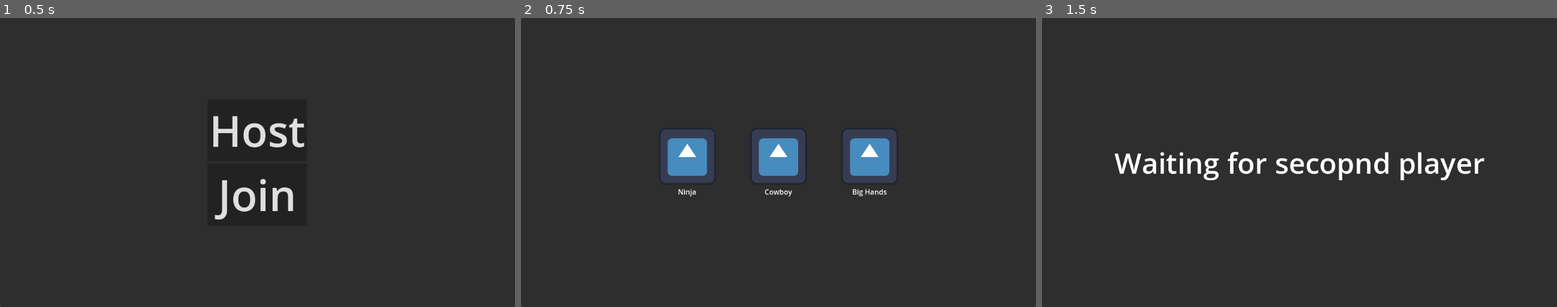
Above: before the commit, frames 1-3 (left to right).
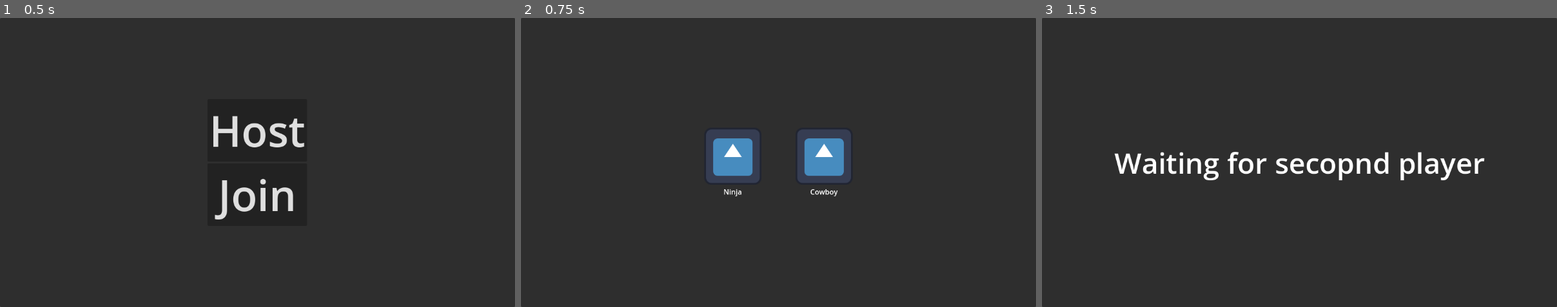
Above: after the commit, the same moments.

Repository: ima-cow/Fighting-game-adv-comp-sci
Game: Godot game, scene res://scenes/game.tscn
Two runs of this game, one before a commit and one after it. Both use one fixed random seed, a clock stepped at 60 frames per second and the inputs below. The engine's default icon, where the game draws it, is replaced by a stand-in: a white triangle on a blue panel in a dark square.
Inputs (mouse positions are in pixels of both pictures, inside the frame that each line leads up to; where the layout moved, square brackets give the same spot in the first picture):
- Up to frame 1 (0.5 s): no input
- Up to frame 2 (0.75 s): click "Join" at 0.5 s
- Up to frame 3 (1.5 s): click (1253, 156) [1206, 156] at 1.25 s

Frame 1 is identical in both runs. In frame 2, 7.8% of the frame differs, in the area x 27-73%, y 38-62%; in frame 3, nothing differs.
Error before the commit: Out of bounds get index '0' (on base: 'PackedInt32Array') (res://scripts/game.gd:100)
Error after the commit: Out of bounds get index '0' (on base: 'PackedInt32Array') (res://scripts/game.gd:92)

Commit message:
got rid of big hands and started syncing moves

Diff:
--- a/scenes/characters/big_hands.tscn
+++ /dev/null
@@ -1,29 +0,0 @@
-[gd_scene load_steps=6 format=3 uid="uid://dtjm3krq2hla"]
-
-[ext_resource type="Script" uid="uid://dmmkpendim0ea" path="res://scripts/player.gd" id="1_qudrh"]
-[ext_resource type="Script" uid="uid://debrlwtgoufjc" path="res://scripts/move_resolver.gd" id="2_8b2gc"]
-[ext_resource type="Texture2D" uid="uid://dnf1qy7ka7e45" path="res://assets/FG_BHG.png" id="2_mc4gd"]
-[ext_resource type="PackedScene" uid="uid://ci00djhpub8kb" path="res://scenes/player_synchronizer.tscn" id="4_mc4gd"]
-
-[sub_resource type="CapsuleShape2D" id="CapsuleShape2D_k366a"]
-radius = 16.0
-height = 64.0
-
-[node name="BigHands" type="CharacterBody2D"]
-script = ExtResource("1_qudrh")
-metadata/SPEED = 0
-metadata/JUMP_SPEED = 0
-
-[node name="PlayerSynchronizer" parent="." instance=ExtResource("4_mc4gd")]
-
-[node name="CollisionShape2D" type="CollisionShape2D" parent="."]
-shape = SubResource("CapsuleShape2D_k366a")
-
-[node name="Sprite2D" type="Sprite2D" parent="."]
-texture_filter = 1
-position = Vector2(3, -7)
-scale = Vector2(2.5, 2.5)
-texture = ExtResource("2_mc4gd")
-
-[node name="MoveResolver" type="Node" parent="."]
-script = ExtResource("2_8b2gc")
--- a/scenes/characters/cowboy.tscn
+++ b/scenes/characters/cowboy.tscn
@@ -1,9 +1,10 @@
-[gd_scene load_steps=6 format=3 uid="uid://douwo3m6epfnp"]
+[gd_scene load_steps=7 format=3 uid="uid://douwo3m6epfnp"]
 
 [ext_resource type="Script" uid="uid://dmmkpendim0ea" path="res://scripts/player.gd" id="1_w4fov"]
 [ext_resource type="Texture2D" uid="uid://bfx7x65b4l3cp" path="res://assets/FG_Cowboy.png" id="2_l0180"]
 [ext_resource type="Script" uid="uid://debrlwtgoufjc" path="res://scripts/move_resolver.gd" id="2_qljkb"]
-[ext_resource type="PackedScene" uid="uid://ci00djhpub8kb" path="res://scenes/player_synchronizer.tscn" id="2_ubx2d"]
+[ext_resource type="PackedScene" uid="uid://ci00djhpub8kb" path="res://scenes/multiplayer/player_synchronizer.tscn" id="2_ubx2d"]
+[ext_resource type="PackedScene" uid="uid://fe6g3ehg3x8c" path="res://scenes/multiplayer/move_spawner.tscn" id="3_ubx2d"]
 
 [sub_resource type="CapsuleShape2D" id="CapsuleShape2D_k366a"]
 radius = 13.0
@@ -13,6 +14,10 @@
 script = ExtResource("1_w4fov")
 metadata/SPEED = 0
 metadata/JUMP_SPEED = 0
+
+[node name="PlayerSynchronizer" parent="." instance=ExtResource("2_ubx2d")]
+
+[node name="MoveSpawner" parent="." instance=ExtResource("3_ubx2d")]
 
 [node name="CollisionShape2D" type="CollisionShape2D" parent="."]
 position = Vector2(0, -6)
@@ -25,5 +30,3 @@
 
 [node name="MoveResolver" type="Node" parent="."]
 script = ExtResource("2_qljkb")
-
-[node name="PlayerSynchronizer" parent="." instance=ExtResource("2_ubx2d")]
--- a/scenes/characters/ninja.tscn
+++ b/scenes/characters/ninja.tscn
@@ -1,9 +1,10 @@
-[gd_scene load_steps=6 format=3 uid="uid://dmslc11hhyyu"]
+[gd_scene load_steps=7 format=3 uid="uid://dmslc11hhyyu"]
 
 [ext_resource type="Script" uid="uid://dmmkpendim0ea" path="res://scripts/player.gd" id="1_got4c"]
 [ext_resource type="Script" uid="uid://debrlwtgoufjc" path="res://scripts/move_resolver.gd" id="2_4i837"]
 [ext_resource type="Texture2D" uid="uid://bpwdqq1ouhs0v" path="res://assets/FG_Ninja.png" id="2_phu2e"]
-[ext_resource type="PackedScene" uid="uid://ci00djhpub8kb" path="res://scenes/player_synchronizer.tscn" id="4_wv722"]
+[ext_resource type="PackedScene" uid="uid://fe6g3ehg3x8c" path="res://scenes/multiplayer/move_spawner.tscn" id="3_8d3cj"]
+[ext_resource type="PackedScene" uid="uid://ci00djhpub8kb" path="res://scenes/multiplayer/player_synchronizer.tscn" id="4_wv722"]
 
 [sub_resource type="CapsuleShape2D" id="CapsuleShape2D_k366a"]
 radius = 13.0
@@ -16,6 +17,8 @@
 
 [node name="PlayerSynchronizer" parent="." instance=ExtResource("4_wv722")]
 
+[node name="MoveSpawner" parent="." instance=ExtResource("3_8d3cj")]
+
 [node name="CollisionShape2D" type="CollisionShape2D" parent="."]
 position = Vector2(0, -4)
 shape = SubResource("CapsuleShape2D_k366a")
@@ -27,3 +30,5 @@
 
 [node name="MoveResolver" type="Node" parent="."]
 script = ExtResource("2_4i837")
+
+[connection signal="spawned" from="MoveSpawner" to="MoveResolver" method="_on_move_spawner_spawned"]
--- a/scenes/game.tscn
+++ b/scenes/game.tscn
@@ -11,5 +11,3 @@
 spawn_limit = 2
 
 [node name="PlayerResolver" type="Node" parent="."]
-
-[connection signal="spawned" from="PlayerSpawner" to="PlayerResolver" method="_on_multiplayer_spawner_spawned"]
--- /dev/null
+++ b/scenes/multiplayer/move_spawner.tscn
@@ -0,0 +1,5 @@
+[gd_scene format=3 uid="uid://fe6g3ehg3x8c"]
+
+[node name="MoveSpawner" type="MultiplayerSpawner"]
+_spawnable_scenes = PackedStringArray("uid://bx6v45165r35n")
+spawn_path = NodePath("../MoveResolver")
--- a/scenes/ui/character_selector.tscn
+++ b/scenes/ui/character_selector.tscn
@@ -56,19 +56,3 @@
 layout_mode = 2
 text = "Cowboy"
 horizontal_alignment = 1
-
-[node name="CenterContainer3" type="CenterContainer" parent="CenterContainer/HBoxContainer"]
-custom_minimum_size = Vector2(200, 200)
-layout_mode = 2
-
-[node name="VBoxContainer" type="VBoxContainer" parent="CenterContainer/HBoxContainer/CenterContainer3"]
-layout_mode = 2
-
-[node name="BigHandsButton" type="TextureButton" parent="CenterContainer/HBoxContainer/CenterContainer3/VBoxContainer"]
-layout_mode = 2
-texture_normal = ExtResource("1_d4y3m")
-
-[node name="Label" type="Label" parent="CenterContainer/HBoxContainer/CenterContainer3/VBoxContainer"]
-layout_mode = 2
-text = "Big Hands"
-horizontal_alignment = 1
--- a/scripts/game.gd
+++ b/scripts/game.gd
@@ -14,7 +14,6 @@
 var character_scenes: Array[PackedScene] = [
 	preload("res://scenes/characters/ninja.tscn"),
 	preload("res://scenes/characters/cowboy.tscn"),
-	preload("res://scenes/characters/big_hands.tscn")
 ]
 
 var ready_for_stage := false
@@ -23,8 +22,7 @@
 
 enum characters {
 	NINJA,
-	COWBOY,
-	BIG_HANDS
+	COWBOY
 }
 
 enum stages {
@@ -62,7 +60,6 @@
 	add_child(character_selector.instantiate())
 	$CharacterSelector/CenterContainer/HBoxContainer/CenterContainer/VBoxContainer/NinjaButton.pressed.connect(_on_ninja_button_pressed)
 	$CharacterSelector/CenterContainer/HBoxContainer/CenterContainer2/VBoxContainer/CowboyButton.pressed.connect(_on_cowboy_button_pressed)
-	$CharacterSelector/CenterContainer/HBoxContainer/CenterContainer3/VBoxContainer/BigHandsButton.pressed.connect(_on_big_hands_button_pressed)
 
 func _on_ninja_gardens_button_pressed():
 	selected_stage = stages.NINJA_GARDENS
@@ -89,15 +86,10 @@
 	$CharacterSelector.queue_free()
 	sync_stages()
 
-func _on_big_hands_button_pressed():
-	selected_character = characters.BIG_HANDS
-	$CharacterSelector.queue_free()
-	sync_stages()
-
 func sync_stages():
 	add_child(waiting_screen.instantiate())
 	ready_for_stage = true
-	var other_peer = multiplayer.get_peers()[0]
+	var other_peer := multiplayer.get_peers()[0]
 	if not multiplayer.get_peers().is_empty():
 		attempt_to_instantiate_stage.rpc_id(other_peer)
 	else:
@@ -121,7 +113,6 @@
 		$WaitingScreen.queue_free()
 	add_child(stage_scenes[stage].instantiate())
 	instantiate_player.rpc_id(SERVER, selected_character)
-	#instantiate_player(selected_character)
 
 @rpc("any_peer", "call_local")
 func instantiate_player(character: int):
--- a/scripts/move.gd
+++ b/scripts/move.gd
@@ -18,10 +18,10 @@
 	queue_free()
 
 func _physics_process(_delta: float) -> void:
-	global_position = get_parent().get_parent().global_position
+	global_position = $"../..".global_position
 
 func _process(_delta: float) -> void:
-	if character.get_child(1).flip_h:
+	if $"../../Sprite2D".flip_h:
 		rotation_degrees = 180
 		$Sprite2D.flip_v = true
 	else:
--- a/scripts/move_resolver.gd
+++ b/scripts/move_resolver.gd
@@ -40,3 +40,7 @@
 	elif Input.is_action_just_pressed("special_2"):
 		instantiate_move(special_2)
 		print("special 2")
+
+
+func _on_move_spawner_spawned(node: Node) -> void:
+	pass # Replace with function body.
--- a/scripts/player.gd
+++ b/scripts/player.gd
@@ -4,7 +4,6 @@
 const JUMP_MULTIPLIER := 2
 @export var speed := 400.0
 @export var health := 100.0
-var can_move := true
 const SPAWN_DISPLACEMENT := 300
 
 const SERVER := 1
@@ -12,8 +11,9 @@
 @export var player_id := -1
 
 func _enter_tree() -> void:
-	$PlayerSynchronizer.set_multiplayer_authority(int(name))
 	player_id = int(name)
+	$PlayerSynchronizer.set_multiplayer_authority(player_id)
+	$MoveSpawner.set_multiplayer_authority(player_id)
 
 func _ready() -> void:
 	if player_id == SERVER:
@@ -21,11 +21,12 @@
 	else:
 		position.x = -SPAWN_DISPLACEMENT
 
-var jump_holding_amount := 1.0
 func _physics_process(delta: float) -> void:
 	if player_id == multiplayer.get_unique_id():
 		_do_player_actions(delta)
 
+var can_move := true
+var jump_holding_amount := 1.0
 func _do_player_actions(delta: float):
 	if not is_on_floor():
 		velocity += get_gravity() * delta
Renamed: scenes/player_synchronizer.tscn -> scenes/multiplayer/player_synchronizer.tscn
